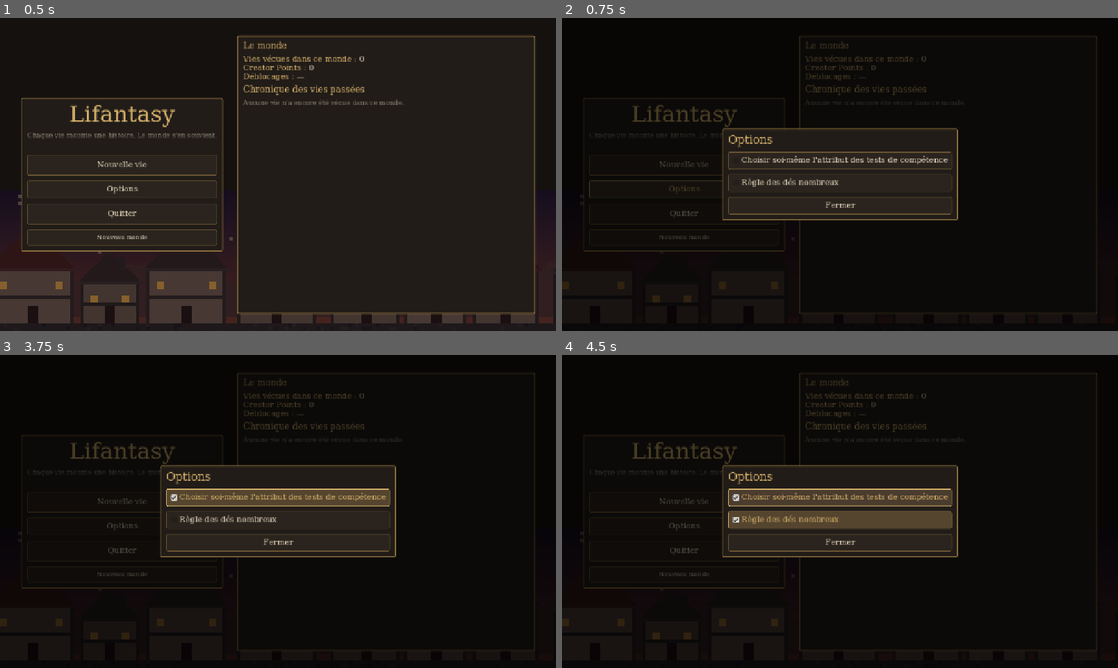
Above: before the commit, frames 1-4 (two rows, left to right).
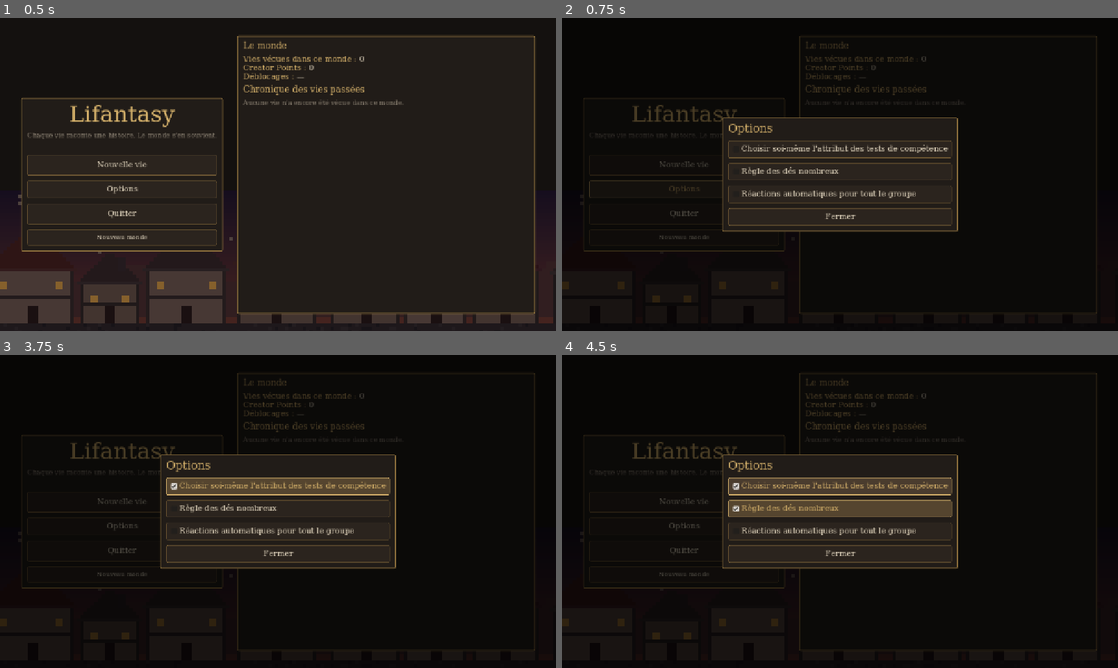
Above: after the commit, the same moments.

Repository: Zanzartiste/Smol_RPG_D10
Game: Godot game, scene res://scenes/title.tscn
The game is run twice, just before and just after one commit, with the same random seed, the same clock (stepped at 60 frames per second) and the same inputs.
Inputs:
- Up to frame 1 (0.5 s): no input
- Up to frame 2 (0.75 s): click "Options" at 0.5 s
- Up to frame 3 (3.75 s): click "Nouvelle vie" at 1.25 s; click "Nouvelle vie" at 2 s; click "Nouveau monde" at 2.75 s; click "Choisir soi-même l'attribut d…" at 3.5 s
- Up to frame 4 (4.5 s): click "Règle des dés nombreux" at 4.25 s

Frame 1 is identical in both runs. In frame 2, 4.7% of the frame differs, in the area x 28-72%, y 31-69%; in frame 3, 6.0%; in frame 4, 7.2%.

Commit message:
Contresort et option « réactions automatiques »
- Quand un adversaire lance un sort, un combattant qui connaît la Magie peut le contrer (réaction,
  opposition Magie contre Magie, il faut plus de succès que le lanceur) ; le joueur choisit pour les siens.
- Option : réactions automatiques pour tout le groupe.

Co-Authored-By: Claude Opus 5.5 <noreply@anthropic.com>

Diff:
--- a/claude_rpg/scripts/combat/combat.gd
+++ b/claude_rpg/scripts/combat/combat.gd
@@ -323,6 +323,9 @@
 		actions_left -= 1
 	var beats: Array[Dictionary] = []
 	_beat(beats, Loc.ui("%s : %s.") % [actor.name, action["name"]])
+	if await _counterspell(actor, action, beats):
+		_check_end()
+		return beats
 	var attacks := 1 + (actor.extra_attacks() if action.get("attack_action", false) else 0)
 	for i in attacks:
 		if i > 0:
@@ -424,7 +427,8 @@
 			var weakest := actor.is_ally() or actor.ai_kind() == "hunter"
 			chosen = candidates[0] if weakest else candidates[rng.randi_range(0, candidates.size() - 1)]
 		_beat(beats, Loc.ui("%s : %s.") % [actor.name, action["name"]])
-		beats.append_array(await _resolve(actor, action.get("effects", []), target_mode, chosen, not actor.is_ally()))
+		if not await _counterspell(actor, action, beats):
+			beats.append_array(await _resolve(actor, action.get("effects", []), target_mode, chosen, not actor.is_ally()))
 		_check_end()
 	return beats
 
@@ -700,6 +704,38 @@
 	_beat(beats, Loc.ui("%s esquive : %d succès.") % [target.name, int(roll["successes"])],
 		_roll_info(Loc.ui("Esquive (%s)") % target.name, roll), fast)
 	return int(roll["successes"])
+
+
+## Contresort (une réaction) : quand un adversaire lance un sort, un combattant qui connaît la Magie et
+## garde une réaction peut le contrer, sans savoir s'il aurait touché. Opposition Magie contre Magie : il
+## faut plus de succès que le lanceur (à égalité, le sort passe). Contré, le sort est perdu (emplacement
+## compris). Retourne true si le sort est contré.
+func _counterspell(caster: Combatant, action: Dictionary, beats: Array[Dictionary]) -> bool:
+	if not Spellcasting.is_spell(action):
+		return false
+	var candidates := living("enemy" if caster.is_ally() else "ally").filter(
+		func(c): return c.reactions > 0 and c.skill_rank("magic") > 0)
+	if candidates.is_empty():
+		return false
+	candidates.sort_custom(func(a, b): return Dice.expected(a.spell_pool()["count"], a.spell_pool()["threshold"]) \
+		> Dice.expected(b.spell_pool()["count"], b.spell_pool()["threshold"]))
+	var counter: Combatant = candidates[0]
+	var mine := counter.spell_pool()
+	var theirs := caster.spell_pool()
+	var auto := Dice.expected(mine["count"], mine["threshold"]) > Dice.expected(theirs["count"], theirs["threshold"])
+	var info := {"attacker": caster, "spell": action["name"], "counter": mine, "caster_pool": theirs, "beats": beats}
+	if not await _decide(counter, "counterspell", info, auto):
+		return false
+	counter.reactions -= 1
+	_beat(beats, Loc.ui("%s tente de contrer le sort !") % counter.name)
+	var c_roll := Dice.roll_pool(rng, int(mine["count"]) + counter.use_prepared(), int(mine["threshold"]))
+	var s_roll := Dice.roll_pool(rng, int(theirs["count"]), int(theirs["threshold"]))
+	_beat(beats, Loc.ui("%s : %d succès.") % [caster.name, int(s_roll["successes"])], _roll_info(Loc.ui("Magie (%s)") % caster.name, s_roll), true)
+	var countered := int(c_roll["successes"]) > int(s_roll["successes"])
+	_beat(beats, Loc.ui("%s : %d succès — %s") % [counter.name, int(c_roll["successes"]),
+		Loc.ui("le sort est contré !") if countered else Loc.ui("le sort passe.")],
+		_roll_info(Loc.ui("Contresort (%s)") % counter.name, c_roll), false)
+	return countered
 
 
 ## La cible peut-elle contre-attaquer ? Il lui faut une attaque ; contre un tir, une arme de tir.
@@ -1035,10 +1071,11 @@
 	log.append(text)
 
 
-## Décide d'une réaction : le joueur choisit pour ses personnages (sauf en mode automatique), sinon le
-## choix automatique `auto`.
+## Décide d'une réaction : le joueur choisit pour ses personnages (sauf en mode IA, ou avec l'option
+## « réactions automatiques »), sinon le choix automatique `auto`.
 func _decide(target: Combatant, kind: String, info: Dictionary, auto: bool) -> bool:
-	if reaction_chooser.is_valid() and target.is_player_controlled() and not target.is_auto():
+	if reaction_chooser.is_valid() and target.is_player_controlled() and not target.is_auto() \
+			and not Meta.settings.get("auto_reactions", false):
 		var chosen: bool = await reaction_chooser.call(target, kind, info)
 		return chosen
 	return auto
--- a/claude_rpg/scripts/core/meta_state.gd
+++ b/claude_rpg/scripts/core/meta_state.gd
@@ -16,7 +16,7 @@
 ## Réglages du joueur (conservés même quand on efface le monde) :
 ##   manual_skill_ability : choisir soi-même l'attribut d'un test de compétence (sinon le meilleur) ;
 ##   many_dice : règle des dés nombreux (10 dés -> seuil + 1 succès automatiques, voir Dice).
-var settings := {"manual_skill_ability": false, "many_dice": false}  # Creator Points disponibles (gagnés à chaque mort, dépensés à la création)
+var settings := {"manual_skill_ability": false, "many_dice": false, "auto_reactions": false}  # Creator Points disponibles (gagnés à chaque mort, dépensés à la création)
 
 
 func has_world_flag(id: String) -> bool:
--- a/claude_rpg/scripts/ui/combat_view.gd
+++ b/claude_rpg/scripts/ui/combat_view.gd
@@ -236,6 +236,10 @@
 		"parry":
 			return tr("%s va subir %d dégâts de %s. Parer avec %s ? Chaque succès retire un point (%s).") % [target.name,
 				info["damage"], attacker.name, Dice.pool_text(info["parry"]["count"], info["parry"]["threshold"]), left]
+		"counterspell":
+			return tr("%s lance %s. Contrer le sort ? Magie %s contre %s ; il faut plus de succès que lui (%s).") % [
+				attacker.name, info["spell"], Dice.pool_text(info["counter"]["count"], info["counter"]["threshold"]),
+				Dice.pool_text(info["caster_pool"]["count"], info["caster_pool"]["threshold"]), left]
 	return ""
 
 
@@ -256,6 +260,9 @@
 		"parry":
 			yes = tr("Parer")
 			no = tr("Encaisser")
+		"counterspell":
+			yes = tr("Contrer le sort")
+			no = tr("Laisser faire")
 	_action_buttons.append(_button("1. " + yes, _on_reaction.bind(true), true))
 	_action_buttons.append(_button("2. " + no, _on_reaction.bind(false), true))
 
--- a/claude_rpg/scripts/ui/title.gd
+++ b/claude_rpg/scripts/ui/title.gd
@@ -66,6 +66,14 @@
 		Meta.settings["many_dice"] = on
 		Saves.save_meta())
 	box.add_child(many)
+	var reactions := CheckBox.new()
+	reactions.text = tr("Réactions automatiques pour tout le groupe")
+	reactions.tooltip_text = tr("En combat, le jeu choisit seul d'esquiver, de parer, de contre-attaquer ou de contrer un sort.")
+	reactions.button_pressed = Meta.settings.get("auto_reactions", false)
+	reactions.toggled.connect(func(on: bool):
+		Meta.settings["auto_reactions"] = on
+		Saves.save_meta())
+	box.add_child(reactions)
 	var close := Button.new()
 	close.text = tr("Fermer")
 	close.pressed.connect(overlay.queue_free)
--- a/claude_rpg/tests/test_runner.gd
+++ b/claude_rpg/tests/test_runner.gd
@@ -898,6 +898,24 @@
 	asked.clear()
 	await combat._attack(duelist, hero, archer, beats, true)
 	_expect(not asked.has("counter"), "pas de contre-attaque contre un tir sans arme de tir")
+	# Option « réactions automatiques » : plus de question au joueur.
+	asked.clear()
+	hero.reactions = 2
+	Meta.settings["auto_reactions"] = true
+	await combat._attack(duelist, hero, lunge, beats, true)
+	_expect(asked.is_empty(), "option : réactions automatiques pour tout le groupe")
+	Meta.settings["auto_reactions"] = false
+	# Contresort : Magie contre Magie, quand un adversaire lance un sort.
+	DB.creatures["_witch"] = {"id": "_witch", "name": "Sorcière", "hp": 30, "abilities": {"int": 8},
+		"skills": {"magic": 30}, "actions": [{"name": "Rien", "weight": 1, "target": "self", "effects": [{"type": "status", "status": "shielded", "stacks": 0}]}]}
+	var witch := Combatant.from_creature("_witch", "Sorcière", "enemy")
+	combat._add(witch)
+	witch.reactions = 1
+	var counter_beats: Array[Dictionary] = []
+	var countered: bool = await combat._counterspell(hero, Actions.def("fire_bolt"), counter_beats)
+	_expect(countered and witch.reactions == 0, "contresort : la sorcière contre le sort (Magie 30 contre 0)")
+	_expect(not await combat._counterspell(hero, Actions.def("weapon_attack"), counter_beats), "pas de contresort contre une attaque d'arme")
+	DB.creatures.erase("_witch")
 	asked.clear()
 	hero.reactions = 2
 	hero.character.auto_combat = true
